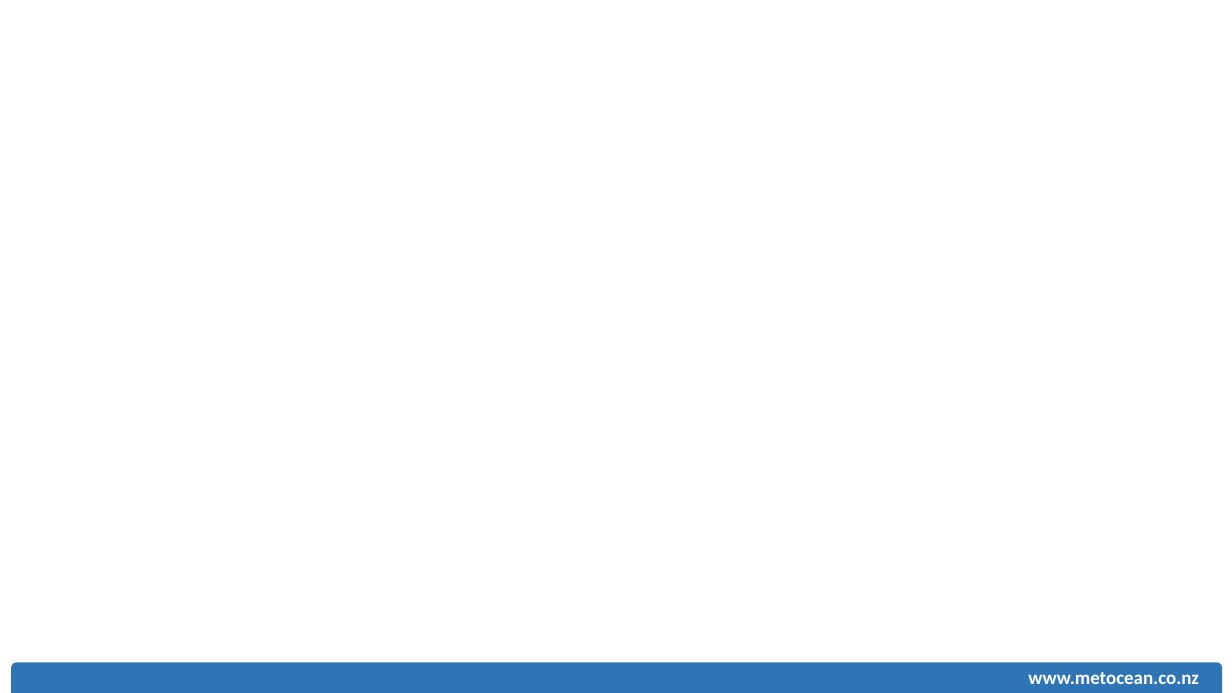
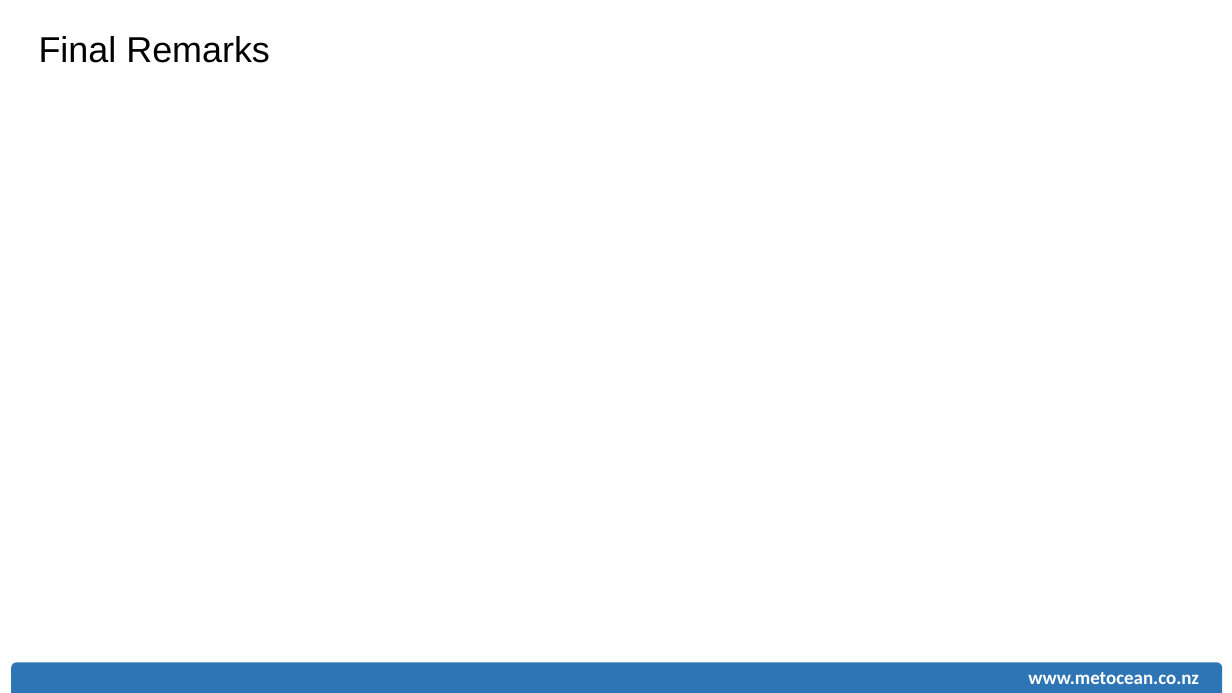
Before and after one commit to rsoutelino/CeP2015, a slide deck: slide 15 of soutelino_MSL_CeP2015.pptx (slide 16 before the commit). Drawn at 1232x693 pixels with LibreOffice and Linux fonts; fonts in the diff are those of the drawing. Boxes give left, top, right and bottom in pixels: in the first picture for what was removed or moved away, otherwise in the second. Text is boxed around its words. In the diff, an @@ line names an element or a change of style, - is before the commit and + after.

```diff
--- a/soutelino_MSL_CeP2015.pptx
+++ b/soutelino_MSL_CeP2015.pptx
@@ text added at (39,36,270,63), 28 pt, text #000000 @@
+Final Remarks
```
Also in this commit, not shown: 12 other slides changed, 1 slide removed.
